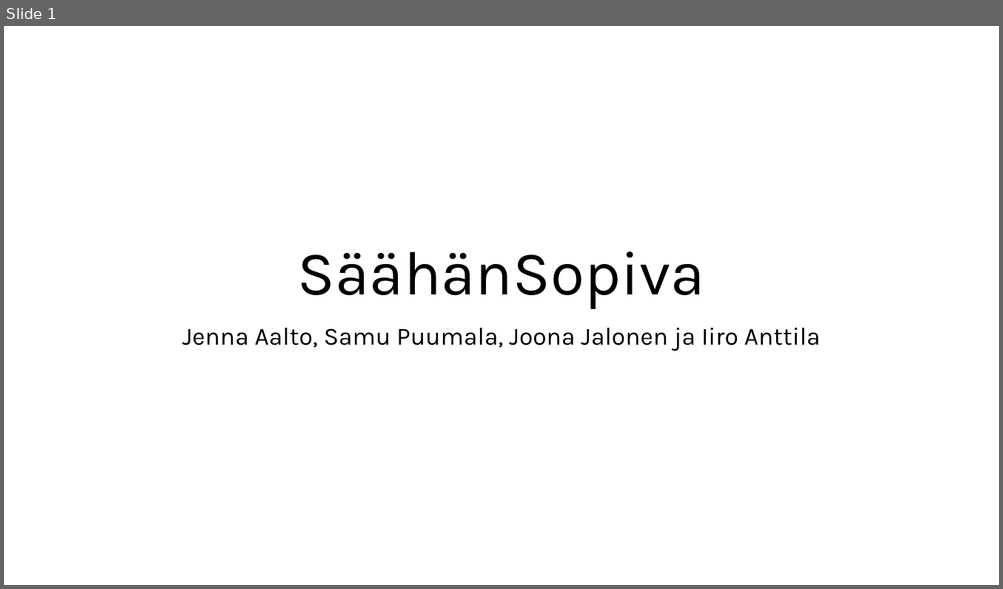
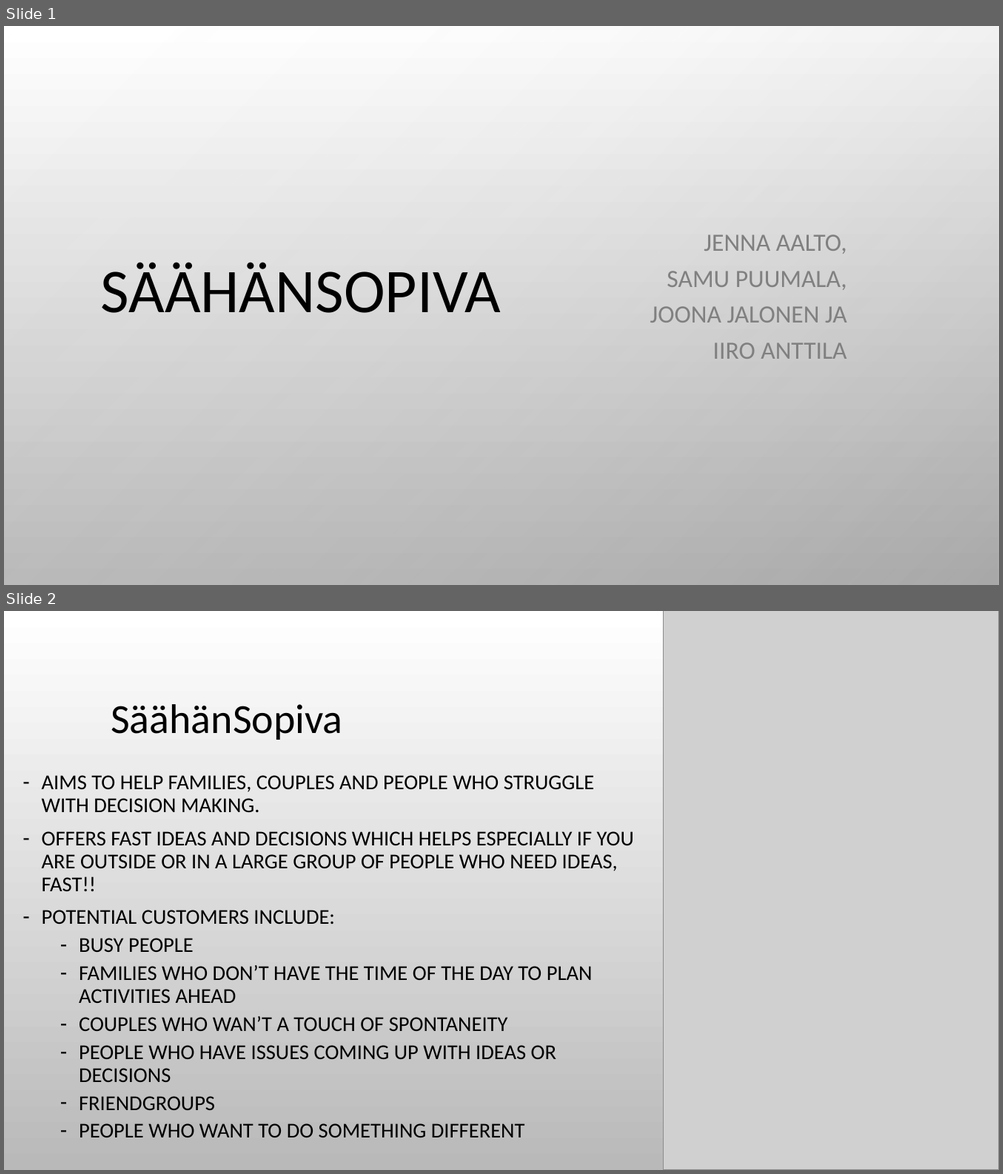
Before and after one commit to JennaAalto/Projekti, a slide deck: SäähänSopivaFinal.pptx. Shown one above the other, each under a label of ours: slide 1 before the commit, slides 1 and 2 after it. The pictures are 1003x589 and 1003x1174 pixels, drawn with LibreOffice and Linux fonts; fonts in the diff are those of the drawing; grey boxes stand for pictures; background and template pictures are left out. Boxes give left, top, right and bottom in pixels: in the first picture for what was removed or moved away, otherwise in the second. Text is boxed around its words. In the diff, an @@ line names an element or a change of style, - is before the commit and + after.

```diff
--- a/SäähänSopivaFinal.pptx
+++ b/SäähänSopivaFinal.pptx
@@ slide 2 added at [4, 611, 999, 1170], background picture (left out) @@
@@ rectangle added at [663, 611, 669, 1170], fill gradient #BBBBBB to #8A8A8A to #B5B5B5 to #D5D5D5 to #E6E6E6 @@
@@ picture added at [663, 611, 999, 1170] @@
@@ text added at [111, 704, 343, 740], 40 pt, text #000000 @@
+SäähänSopiva
@@ text added at [42, 775, 634, 1138], 20.4 pt, text #000000 @@
+– AIMS TO HELP FAMILIES, COUPLES AND PEOPLE WHO STRUGGLE WITH DECISION MAKING.
+– OFFERS FAST IDEAS AND DECISIONS WHICH HELPS ESPECIALLY IF YOU ARE OUTSIDE OR IN A LARGE GROUP OF PEOPLE WHO NEED IDEAS, FAST!!
+– POTENTIAL CUSTOMERS INCLUDE:
+  – BUSY PEOPLE
+  – FAMILIES WHO DON’T HAVE THE TIME OF THE DAY TO PLAN ACTIVITIES AHEAD
+  – COUPLES WHO WAN’T A TOUCH OF SPONTANEITY
+  – PEOPLE WHO HAVE ISSUES COMING UP WITH IDEAS OR DECISIONS
+  – FRIENDGROUPS
+  – PEOPLE WHO WANT TO DO SOMETHING DIFFERENT
@@ slide 1 changed as well @@
@@ background #FFFFFF to picture (left out) @@
@@ rectangle added at [4, 26, 999, 585], fill gradient #FFFFFF to #B8B8B8 to #808080 @@
@@ title "SÄÄHÄNSOPIVA" at [101, 262, 501, 313]: vertical alignment bottom to middle @@
@@ subtitle "JENNA AALTO, SAMU PUUMALA, JOONA ..." at [650, 235, 847, 359]: vertical alignment top to middle @@
@@ subtitle at [650, 235, 847, 359]: text changed; font Karla to Calibri; text colour #000000 to #808080 @@
-Jenna Aalto, Samu Puumala, Joona Jalonen ja Iiro Anttila
+JENNA AALTO, SAMU PUUMALA, JOONA JALONEN JA IIRO ANTTILA
@@ title at [101, 262, 501, 313]: text changed; font Karla to Calibri @@
-SäähänSopiva
+SÄÄHÄNSOPIVA
```
Also in this commit, not shown: 2 other slides added.
